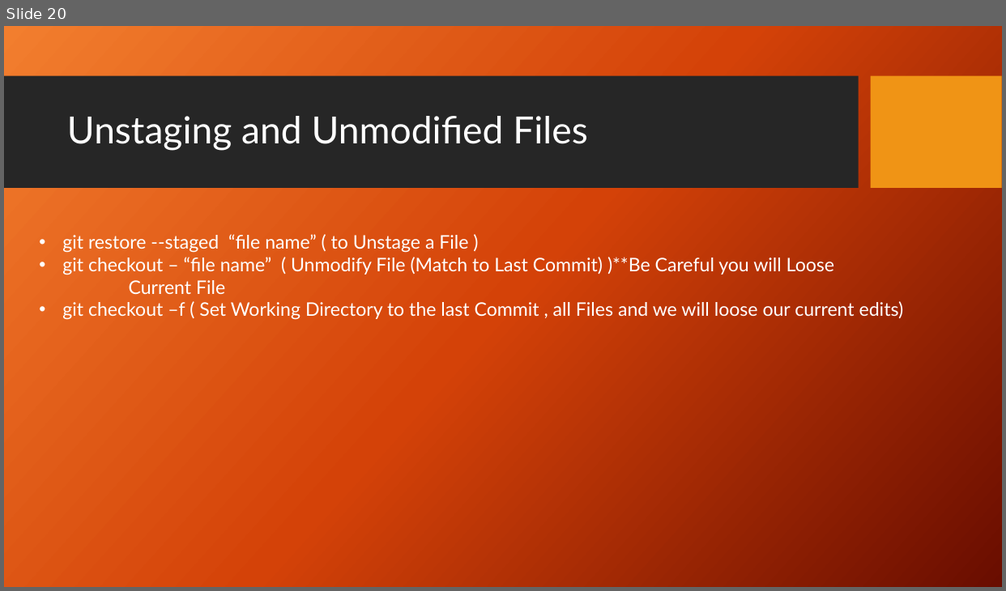
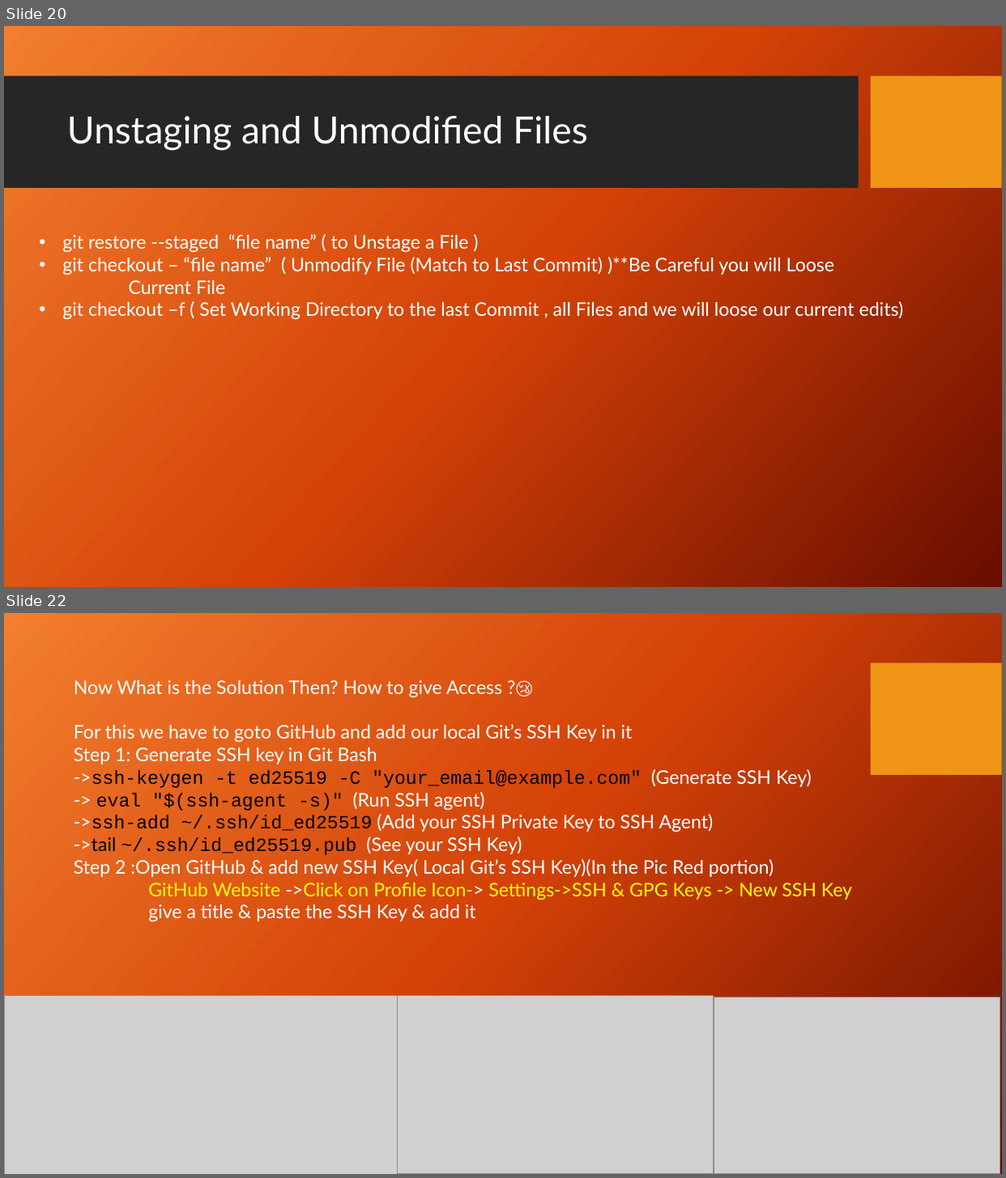
Before and after one commit to pranoy1171999study/Git-GitHubPresentation, a slide deck: GitPresent.pptx. Shown one above the other, each under a label of ours: slide 20 before the commit, slides 20 and 22 after it; the slides between them are not shown. The pictures are 1006x591 and 1006x1178 pixels, drawn with LibreOffice and Linux fonts; fonts in the diff are those of the drawing; grey boxes stand for pictures; background and template pictures are left out. Boxes give left, top, right and bottom in pixels: in the first picture for what was removed or moved away, otherwise in the second. Text is boxed around its words. In the diff, an @@ line names an element or a change of style, - is before the commit and + after.

Commit message:
hii

```diff
--- a/GitPresent.pptx
+++ b/GitPresent.pptx
@@ slide 22 added at bbox=[4, 613, 1002, 1174], background picture (left out); not listed: 1 template element that a slide beside it also shows @@
@@ text added at bbox=[74, 680, 852, 922], 18 pt, text #FFFFFF @@
+Now What is the Solution Then? How to give Access ?😢
+For this we have to goto GitHub and add our local Git’s SSH Key in it
+Step 1: Generate SSH key in Git Bash
+->ssh-keygen -t ed25519 -C "your_email@example.com" (Generate SSH Key)
+-> eval "$(ssh-agent -s)" (Run SSH agent)
+->ssh-add ~/.ssh/id_ed25519 (Add your SSH Private Key to SSH Agent)
+->tail ~/.ssh/id_ed25519.pub (See your SSH Key)
+Step 2 :Open GitHub & add new SSH Key( Local Git’s SSH Key)(In the Pic Red portion)
+GitHub Website ->Click on Profile Icon-> Settings->SSH & GPG Keys -> New SSH Key
+give a title & paste the SSH Key & add it
@@ picture added at bbox=[4, 995, 398, 1174] @@
@@ picture added at bbox=[398, 996, 714, 1174] @@
@@ picture added at bbox=[714, 997, 999, 1174] @@
```
Also in this commit, not shown: 1 slide changed, 1 other slide added.
